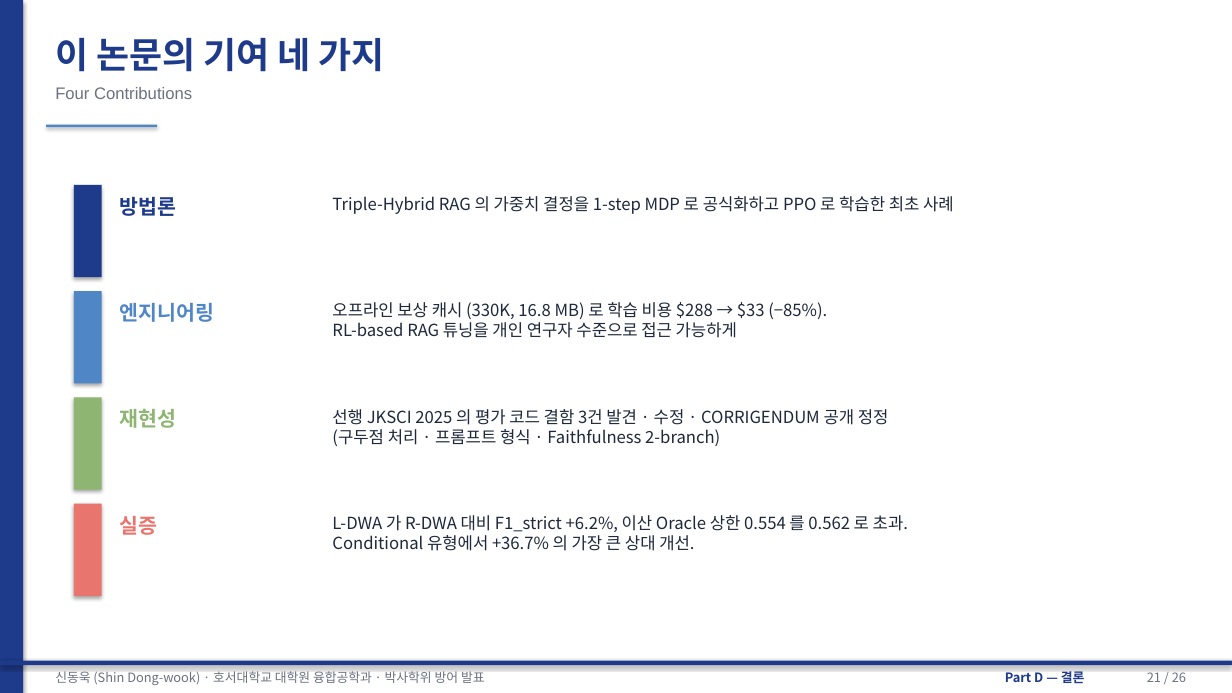
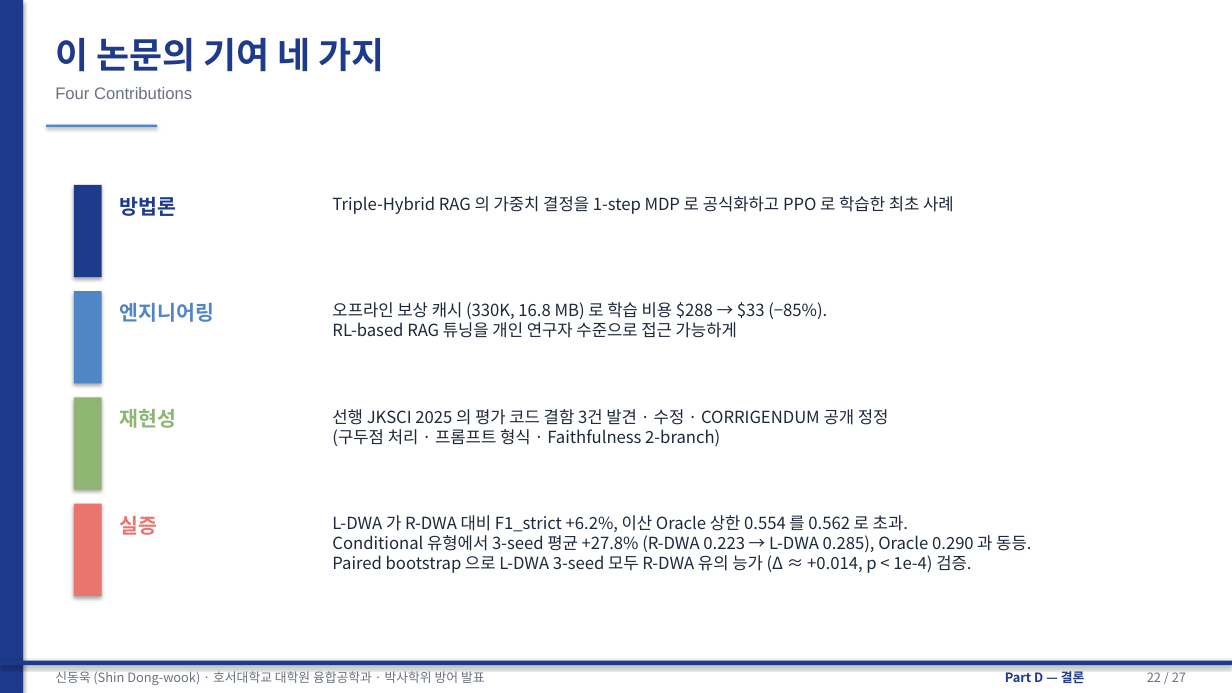
Before and after one commit to sdw1621/triple-rag-phd, a slide deck: slide 22 of thesis_current/박사논문_방어발표_v1.pptx (slide 21 before the commit). Drawn at 1232x693 pixels with LibreOffice and Linux fonts; fonts in the diff are those of the drawing. Boxes give left, top, right and bottom in pixels: in the first picture for what was removed or moved away, otherwise in the second. Text is boxed around its words. In the diff, an @@ line names an element or a change of style, - is before the commit and + after.

```diff
--- a/thesis_current/박사논문_방어발표_v1.pptx
+++ b/thesis_current/박사논문_방어발표_v1.pptx
@@ text at box(332, 535, 1031, 573): text changed @@
-Conditional 유형에서 +36.7% 의 가장 큰 상대 개선.
+Conditional 유형에서 3-seed 평균 +27.8% (R-DWA 0.223 → L-DWA 0.285), Oracle 0.290 과 동등.
+Paired bootstrap 으로 L-DWA 3-seed 모두 R-DWA 유의 능가 (Δ ≈ +0.014, p < 1e-4) 검증.
@@ text at box(1147, 669, 1186, 682): text changed @@
-21 / 26
+22 / 27
```
Also in this commit, not shown: 23 other slides changed, 1 slide added, 2 other files.
